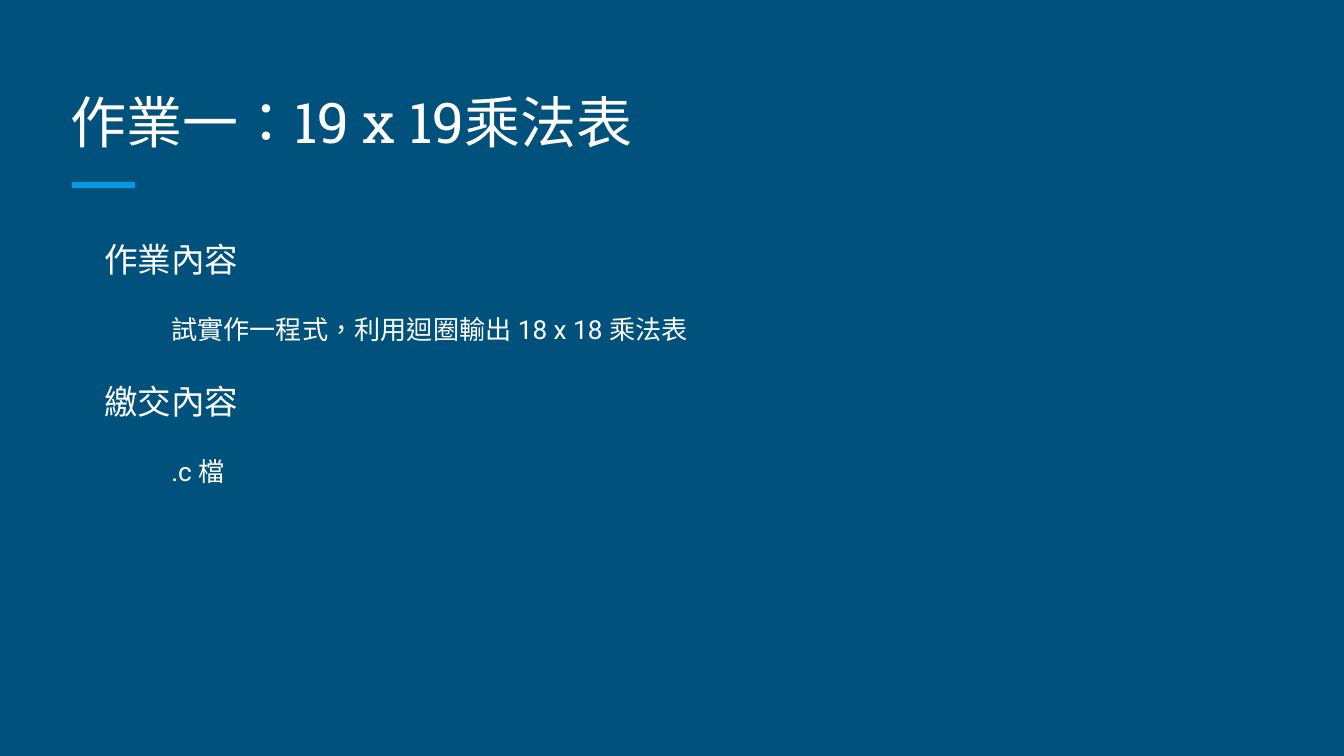
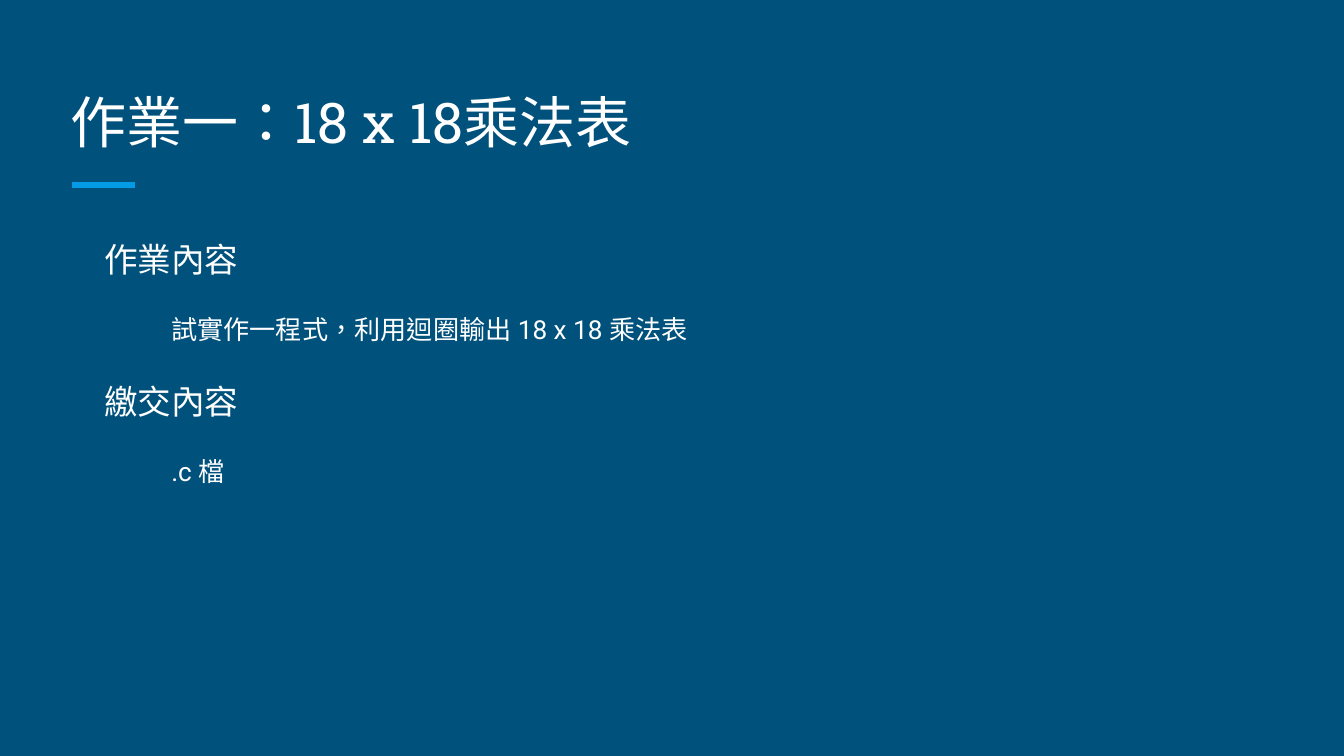
Before and after one commit to new791104/CCU_Program_Class, a slide deck: slide 5 of lab3/Lab 03 - 重複執行與亂數.pptx. Drawn at 1344x756 pixels with LibreOffice and Linux fonts; fonts in the diff are those of the drawing. Boxes give left, top, right and bottom in pixels: in the first picture for what was removed or moved away, otherwise in the second. Text is boxed around its words. In the diff, an @@ line names an element or a change of style, - is before the commit and + after.

Commit message:
update

```diff
--- a/lab3/Lab 03 - 重複執行與亂數.pptx
+++ b/lab3/Lab 03 - 重複執行與亂數.pptx
@@ title at bbox=[70, 96, 631, 148]: text changed @@
-作業一：19 x 19乘法表
+作業一：18 x 18乘法表
```
